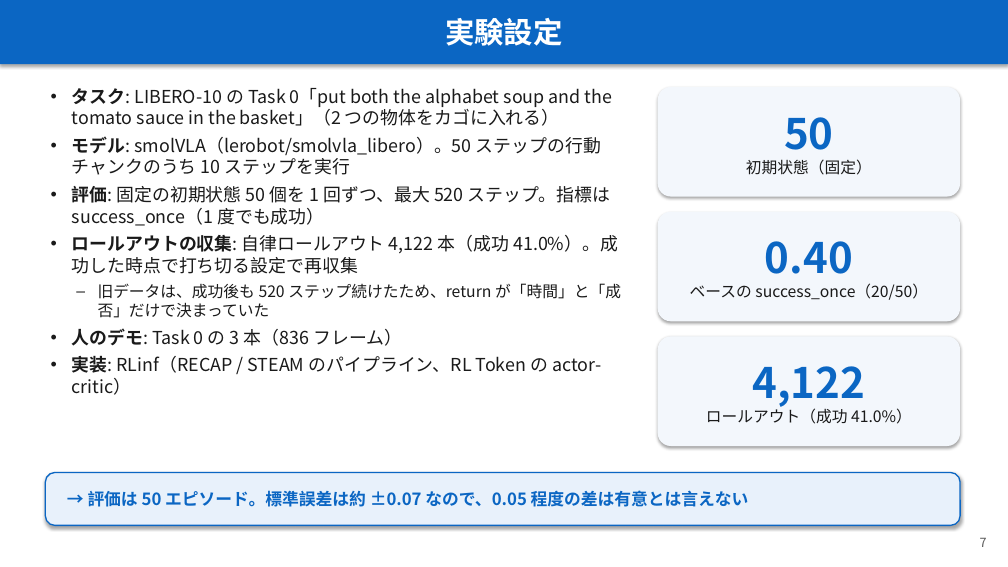
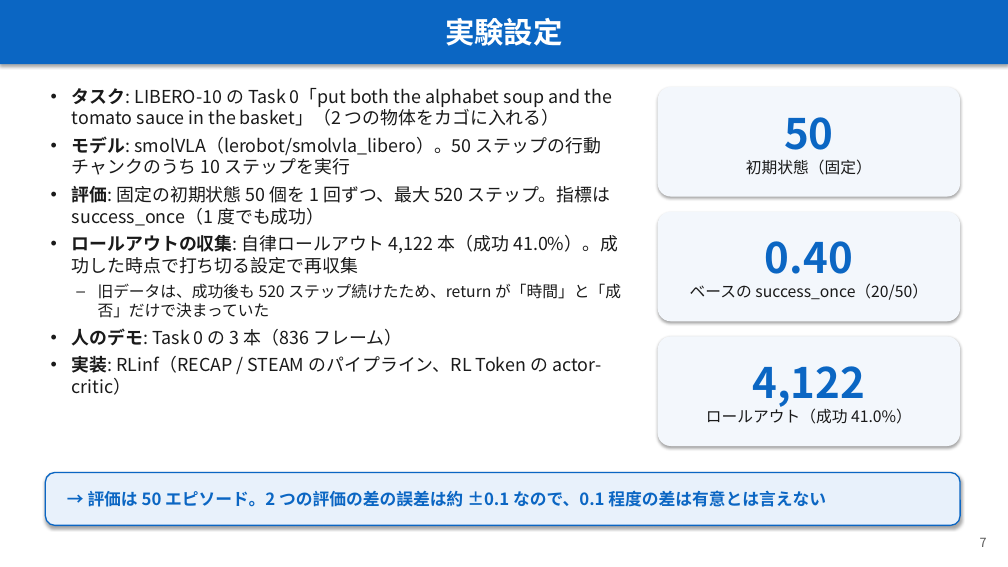
Before and after one commit to Junhand/libero_RL, a slide deck: slide 7 of docs/RECAP_STEAM_RLToken.pptx. Drawn at 1008x567 pixels with LibreOffice and Linux fonts; fonts in the diff are those of the drawing. Boxes give left, top, right and bottom in pixels: in the first picture for what was removed or moved away, otherwise in the second. Text is boxed around its words. In the diff, an @@ line names an element or a change of style, - is before the commit and + after.

```diff
--- a/docs/RECAP_STEAM_RLToken.pptx
+++ b/docs/RECAP_STEAM_RLToken.pptx
@@ text in rounded rectangle at <box>88,490,826,507</box>: text changed @@
-→ 評価は 50 エピソード。標準誤差は約 ±0.07 なので、0.05 程度の差は有意とは言えない
+→ 評価は 50 エピソード。2 つの評価の差の誤差は約 ±0.1 なので、0.1 程度の差は有意とは言えない
```
Also in this commit, not shown: 4 other slides changed, 1 other file.
